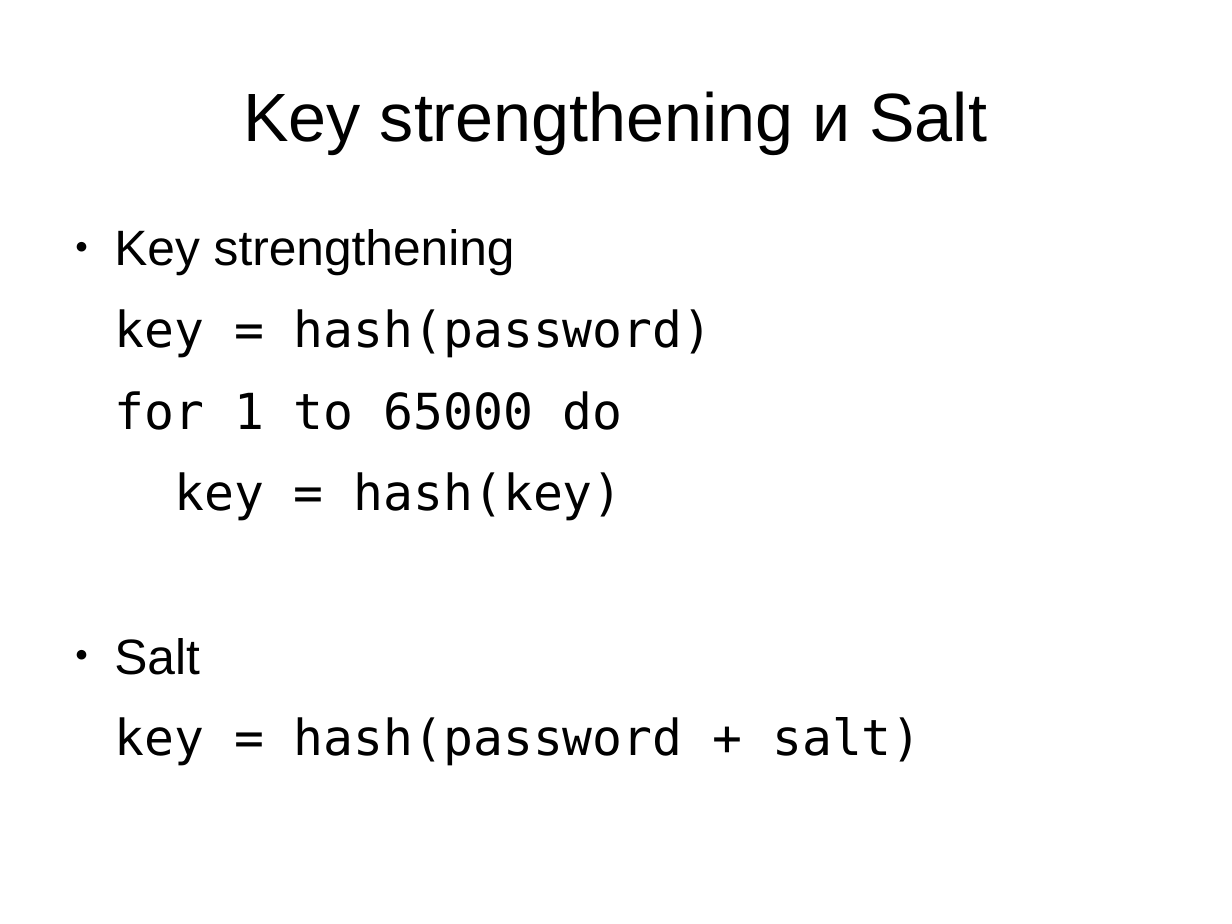
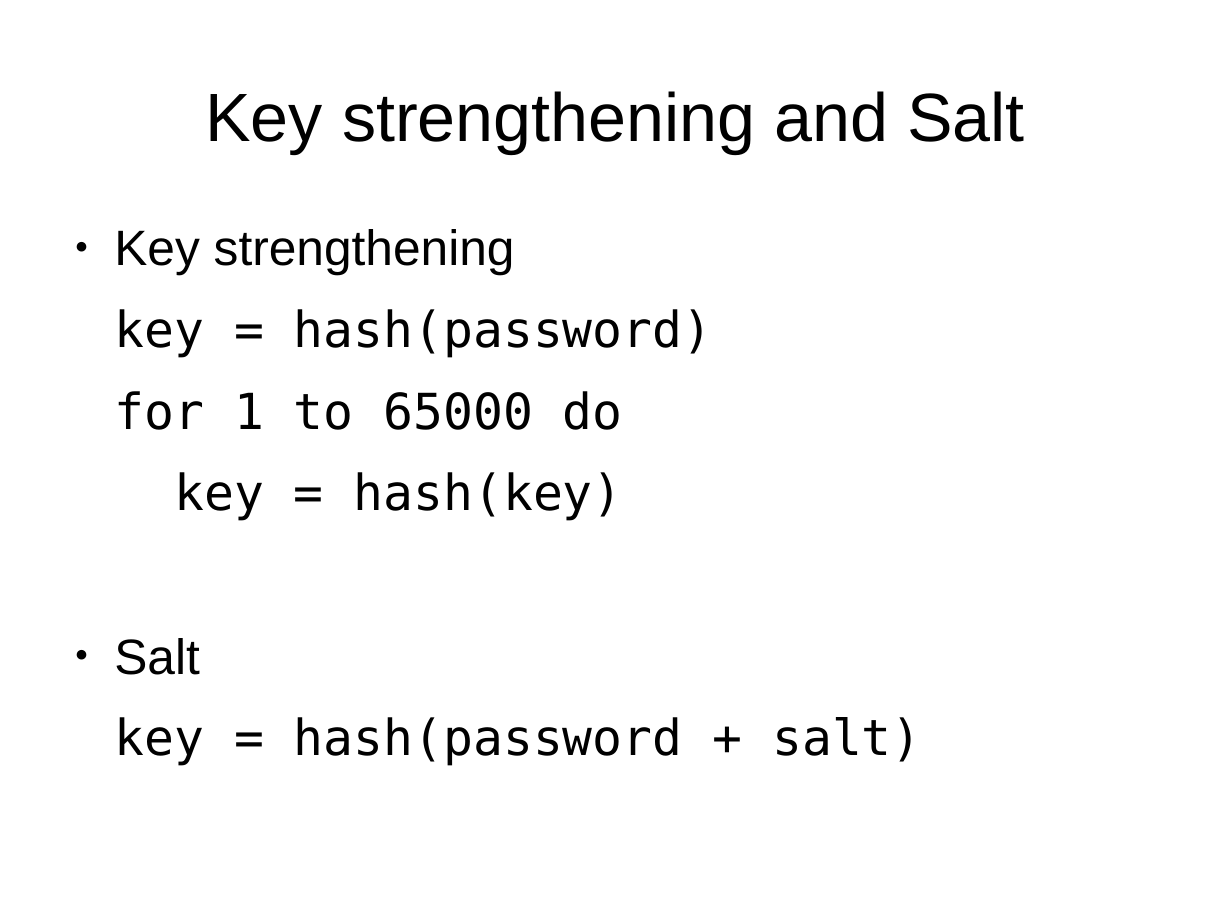
Before and after one commit to hackman/netsec1, a slide deck: slide 44 of presentations/cryptography.odp. Drawn at 1232x924 pixels with LibreOffice and Linux fonts; fonts in the diff are those of the drawing. Boxes give left, top, right and bottom in pixels: in the first picture for what was removed or moved away, otherwise in the second. Text is boxed around its words. In the diff, an @@ line names an element or a change of style, - is before the commit and + after.

```diff
--- a/presentations/cryptography.odp
+++ b/presentations/cryptography.odp
@@ title at (206, 91, 1025, 153): text changed @@
-Key strengthening и Salt
+Key strengthening and Salt
```
Also in this commit, not shown: 31 other slides changed, 8 slides added, 8 slides removed.
